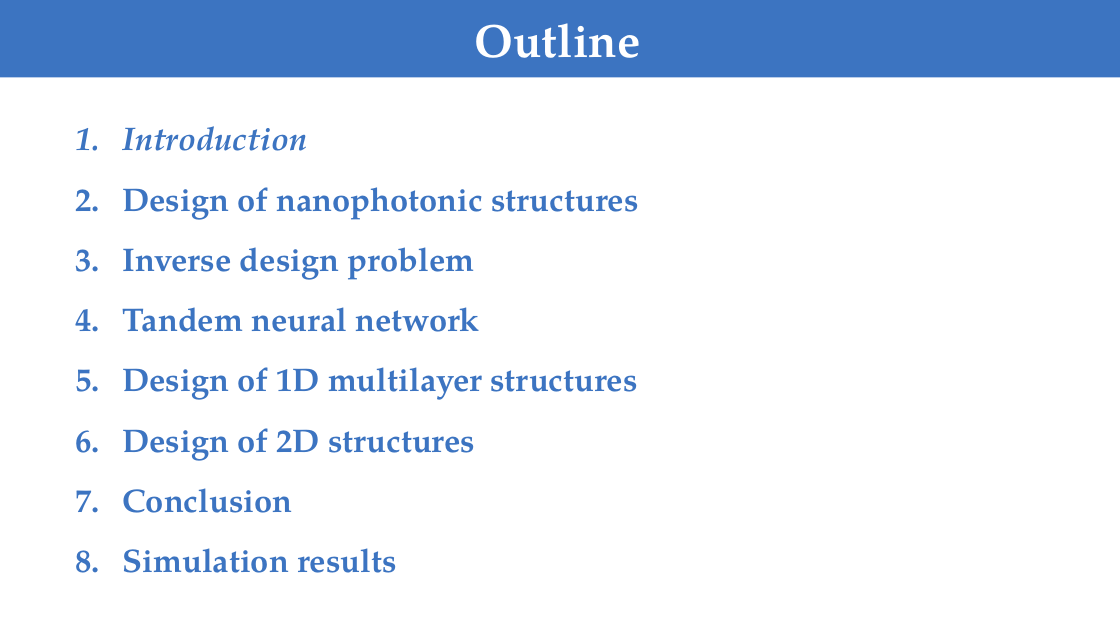
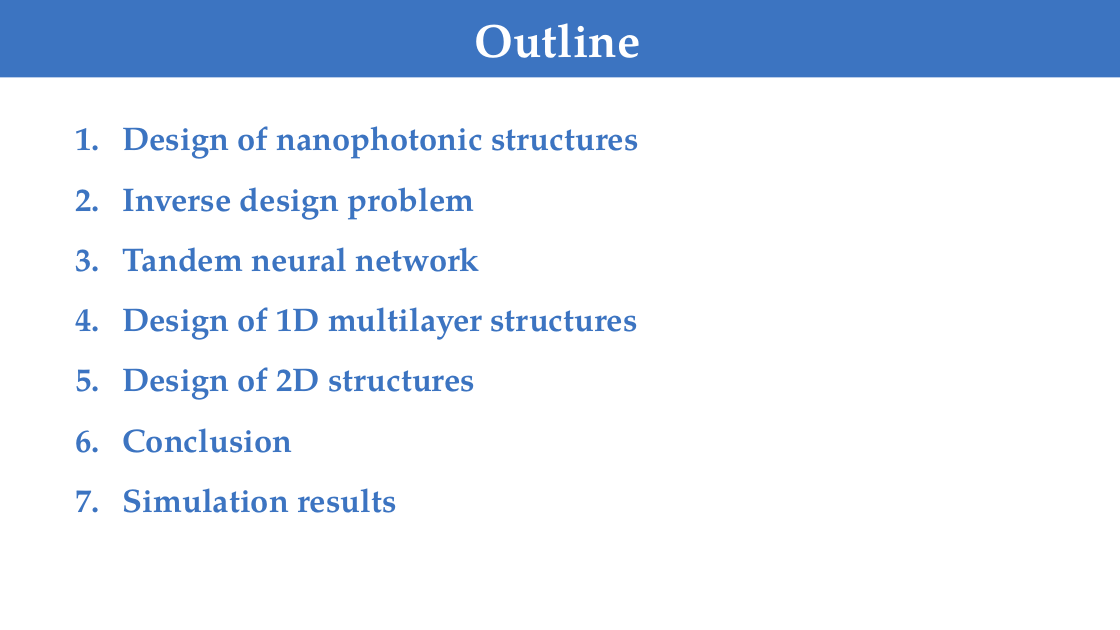
Before and after one commit to FiodarM/InvDesignNet, a slide deck: slide 2 of Training Deep Neural Networks for the Inverse Design of Nanophotonic Structures.pptx. Drawn at 1120x630 pixels with LibreOffice and Linux fonts; fonts in the diff are those of the drawing. Boxes give left, top, right and bottom in pixels: in the first picture for what was removed or moved away, otherwise in the second. Text is boxed around its words. In the diff, an @@ line names an element or a change of style, - is before the commit and + after.

```diff
--- a/Training Deep Neural Networks for the Inverse Design of Nanophotonic Structures.pptx
+++ b/Training Deep Neural Networks for the Inverse Design of Nanophotonic Structures.pptx
@@ text at [122,126,307,151]: paragraph removed @@
-1. Introduction
```
Also in this commit, not shown: 5 other slides changed.
